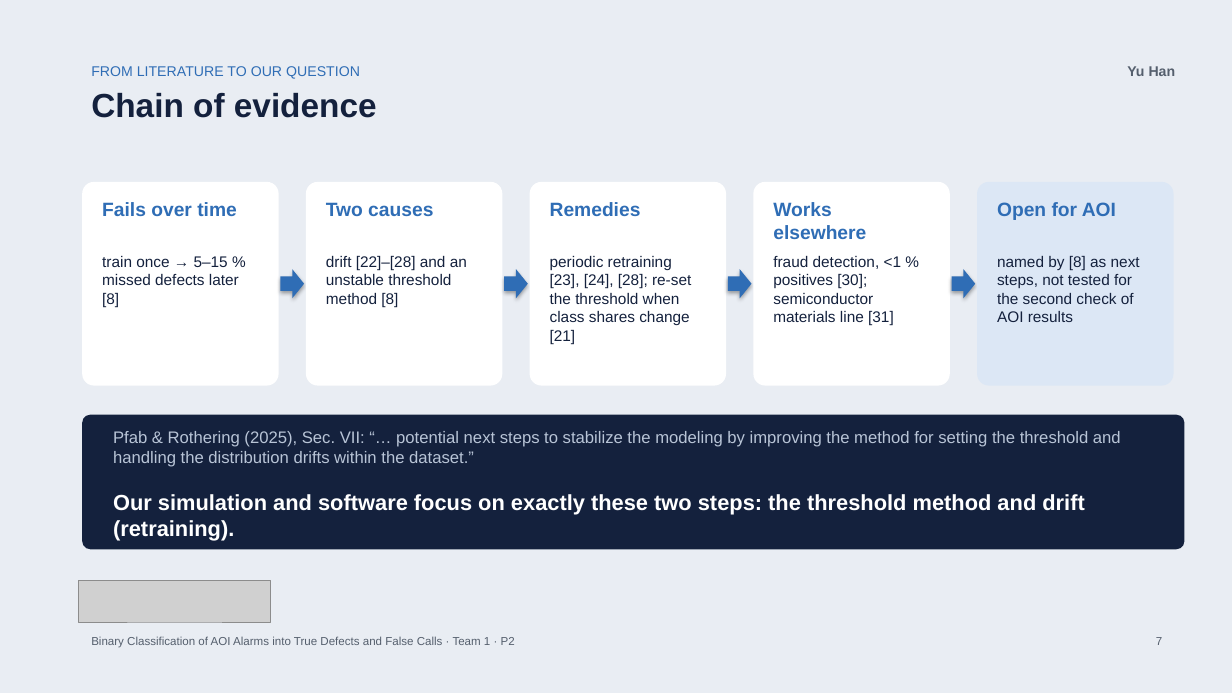
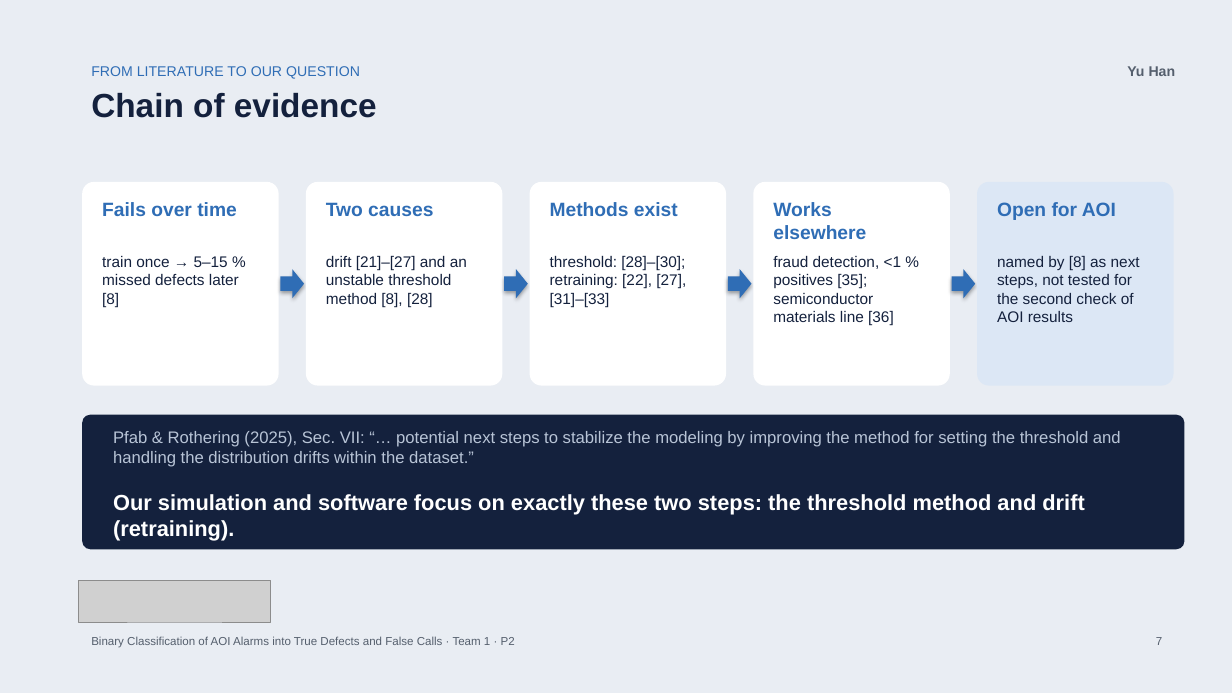
Before and after one commit to bodhi584/aoi-false-call-classification, a slide deck: slide 7 of docs/slides_p2.pptx. Drawn at 1232x693 pixels with LibreOffice and Linux fonts; fonts in the diff are those of the drawing; grey boxes stand for pictures. Boxes give left, top, right and bottom in pixels: in the first picture for what was removed or moved away, otherwise in the second. Text is boxed around its words. In the diff, an @@ line names an element or a change of style, - is before the commit and + after.

Commit message:
Methods for the two next steps (threshold, drift): 5 new sources, switches table; slides renumbered (#32, #36)

```diff
--- a/docs/slides_p2.pptx
+++ b/docs/slides_p2.pptx
@@ text at bbox=[550, 202, 678, 216]: text changed @@
-Remedies
+Methods exist
@@ text at bbox=[326, 256, 467, 307]: text changed @@
-drift [22]–[28] and an unstable threshold method [8]
+drift [21]–[27] and an unstable threshold method [8], [28]
@@ text at bbox=[550, 256, 686, 307]: text changed @@
-periodic retraining [23], [24], [28]; re-set the threshold when class shares change [21]
+threshold: [28]–[30]; retraining: [22], [27], [31]–[33]
@@ text at bbox=[773, 256, 902, 326]: text changed @@
-fraud detection, <1 % positives [30]; semiconductor materials line [31]
+fraud detection, <1 % positives [35]; semiconductor materials line [36]
```
Also in this commit, not shown: 9 other slides changed, 1 slide added, 5 other files.
